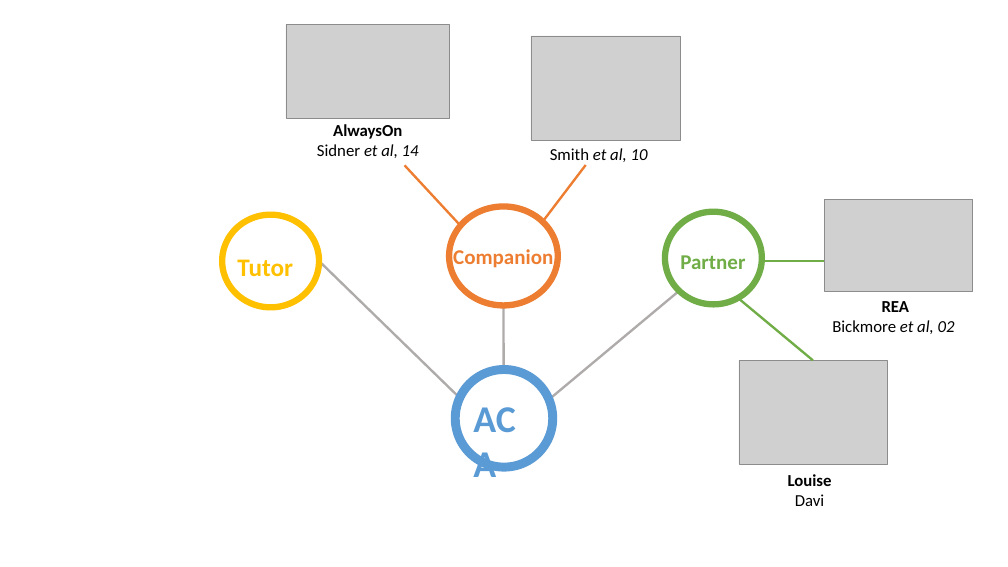
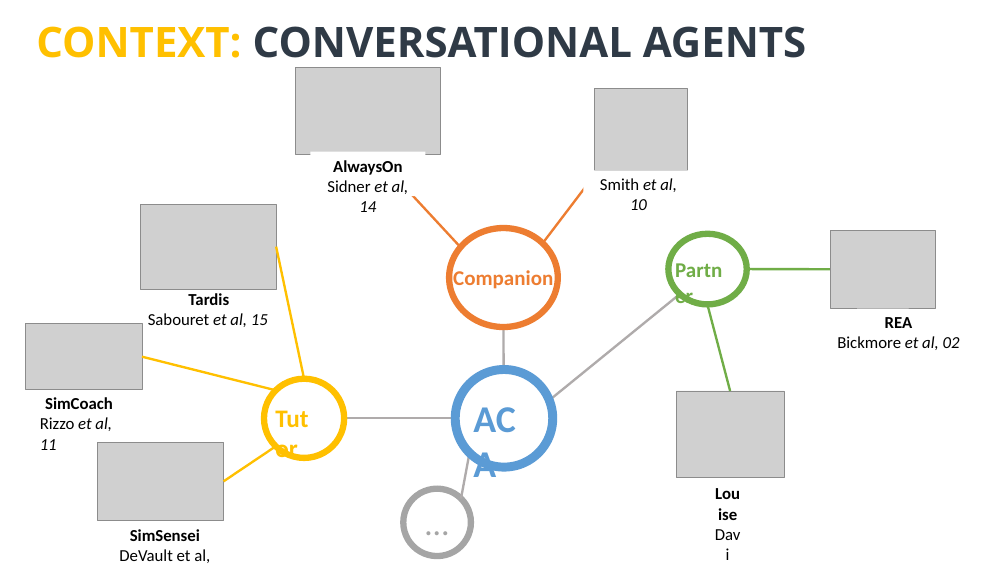
Before and after one commit to Olydia/Discolog, a slide deck: slide 2 of thesis_v2/presentation/thses.pptx. Drawn at 1008x567 pixels with LibreOffice and Linux fonts; fonts in the diff are those of the drawing; grey boxes stand for pictures. Boxes give left, top, right and bottom in pixels: in the first picture for what was removed or moved away, otherwise in the second. Text is boxed around its words. In the diff, an @@ line names an element or a change of style, - is before the commit and + after.

```diff
--- a/thesis_v2/presentation/thses.pptx
+++ b/thesis_v2/presentation/thses.pptx
@@ text added at [36, 26, 806, 69], 40 pt, text #2F3A46, bold @@
+CONTEXT: CONVERSATIONAL AGENTS
@@ picture: place and size @@
-picture at [286, 24, 450, 118]
+picture at [295, 68, 441, 154]
@@ picture: place and size @@
-picture at [531, 36, 681, 141]
+picture at [594, 88, 687, 170]
@@ rectangle "AlwaysOn": place and size @@
-rectangle "AlwaysOn" at [317, 124, 419, 158]
+rectangle "AlwaysOn" at [311, 152, 426, 197]
@@ rectangle "AlwaysOn" at [311, 152, 426, 197]: fill none to #FFFFFF @@
@@ rectangle "Smith et al, 10" at [584, 170, 694, 196]: fill none to #FFFFFF @@
@@ rectangle "Smith et al, 10": place and size @@
-rectangle "Smith et al, 10" at [550, 148, 648, 162]
+rectangle "Smith et al, 10" at [584, 170, 694, 196]
@@ picture added at [140, 204, 276, 289] @@
@@ 2 lines, 1 text, 1 ellipse: place and size @@
-2 lines, 1 text, 1 ellipse at [405, 165, 586, 306]
+2 lines, 1 text, 1 ellipse at [405, 187, 586, 327]
@@ ellipse: place and size @@
-ellipse at [665, 212, 762, 305]
+ellipse at [668, 234, 747, 304]
@@ picture: place and size @@
-picture at [825, 199, 973, 292]
+picture at [830, 231, 935, 309]
@@ line added from (304, 379) to (276, 247), #FFC000 2.25 pt @@
@@ text "Partner" rewrapped from [680, 255, 745, 269] to [668, 253, 734, 278] @@
@@ line moved from (851, 261) - (761, 261) to (830, 269) - (747, 269) @@
@@ text added at [148, 293, 268, 327], 16 pt, text #000000 @@
+Tardis
+Sabouret et al, 15
@@ line moved from (679, 291) - (502, 439) to (680, 294) - (502, 439) @@
@@ line moved from (813, 361) - (714, 278) to (730, 391) - (701, 278) @@
@@ picture added at [26, 324, 142, 389] @@
@@ line moved from (504, 306) - (504, 467) to (504, 327) - (504, 467) @@
@@ text "REA": place and size @@
-text "REA" at [832, 301, 955, 334]
+text "REA" at [837, 317, 960, 350]
@@ line added from (276, 390) to (142, 357), #FFC000 2.25 pt @@
@@ ellipse: place and size @@
-ellipse at [222, 215, 319, 308]
+ellipse at [264, 379, 344, 458]
@@ text added at [40, 397, 113, 450], 16 pt, text #000000 @@
+SimCoach
+Rizzo et al, 11
@@ text "Tutor" rewrapped from [237, 259, 293, 277] to [268, 399, 327, 431] @@
@@ line moved from (319, 261) - (502, 439) to (344, 418) - (455, 418) @@
@@ picture: place and size @@
-picture at [739, 361, 887, 464]
+picture at [677, 391, 784, 478]
@@ picture added at [97, 442, 223, 521] @@
@@ line added from (276, 446) to (224, 482), #FFC000 2.25 pt @@
@@ line added from (461, 498) to (470, 453), #AFABAB 2.25 pt @@
@@ text "Louise" rewrapped from [788, 474, 832, 506] to [706, 479, 750, 520] @@
@@ ellipse added at [403, 488, 470, 556], fill #FFFFFF, outline #A5A5A5 6 pt, 32 pt, text #A5A5A5 @@
+…
@@ text added at [119, 529, 210, 563], 16 pt, text #000000 @@
+SimSensei
+DeVault et al, 14
```
Also in this commit, not shown: 1 other slide changed, 4 slides added, 1 slide removed.
